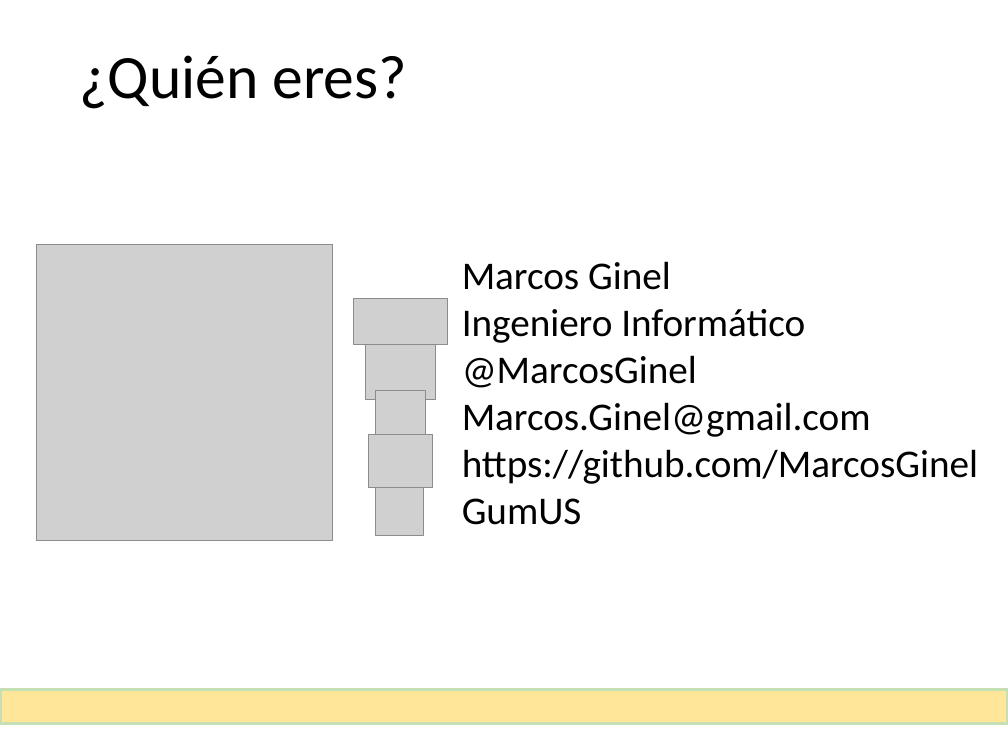
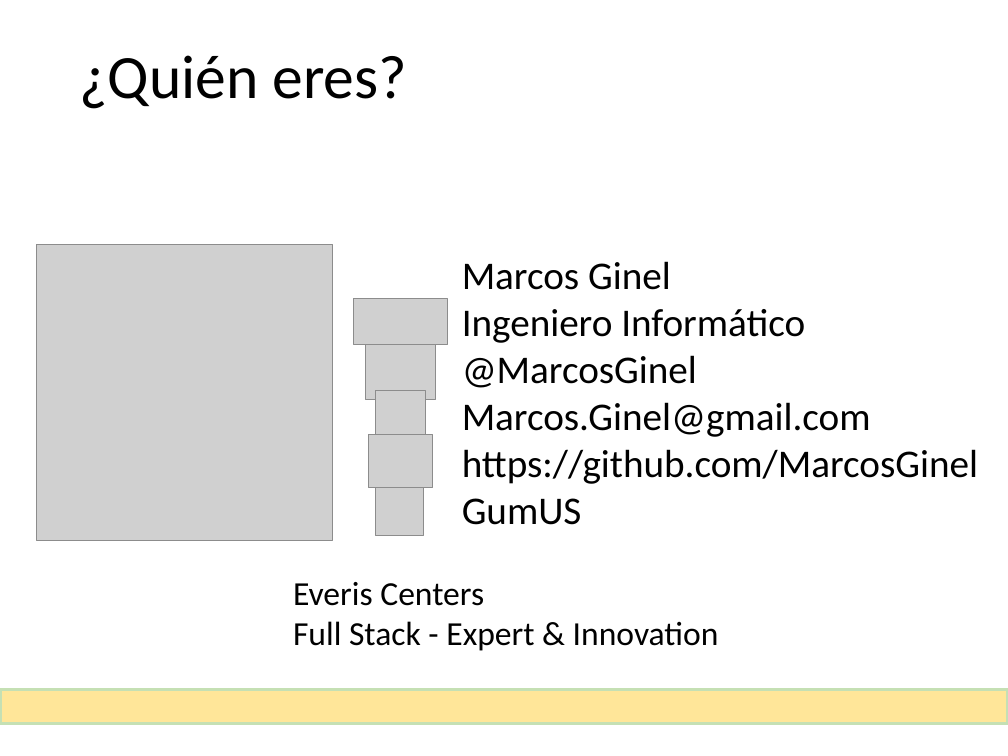
Before and after one commit to MarcosGinel/rss, a slide deck: slide 3 of documentacion/Taller de AngularJS.pptx. Drawn at 1008x756 pixels with LibreOffice and Linux fonts; fonts in the diff are those of the drawing; grey boxes stand for pictures. Boxes give left, top, right and bottom in pixels: in the first picture for what was removed or moved away, otherwise in the second. Text is boxed around its words. In the diff, an @@ line names an element or a change of style, - is before the commit and + after.

```diff
--- a/documentacion/Taller de AngularJS.pptx
+++ b/documentacion/Taller de AngularJS.pptx
@@ text added at [293, 582, 719, 651], 24 pt, text #000000 @@
+Everis Centers
+Full Stack - Expert & Innovation
```
Also in this commit, not shown: 3 slides added, 14 slides removed.
